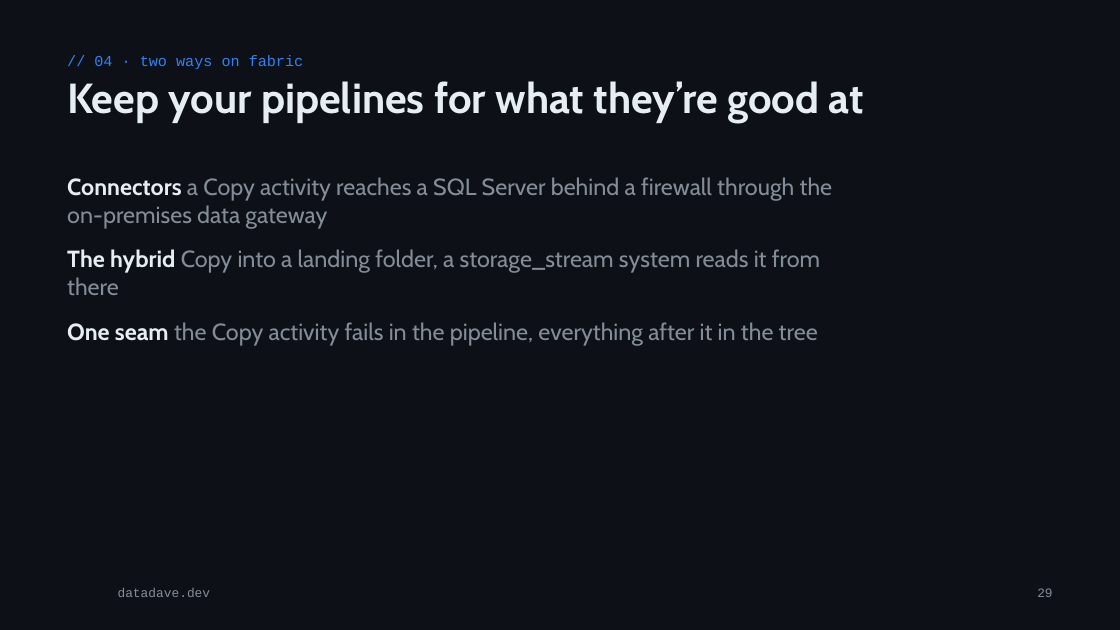
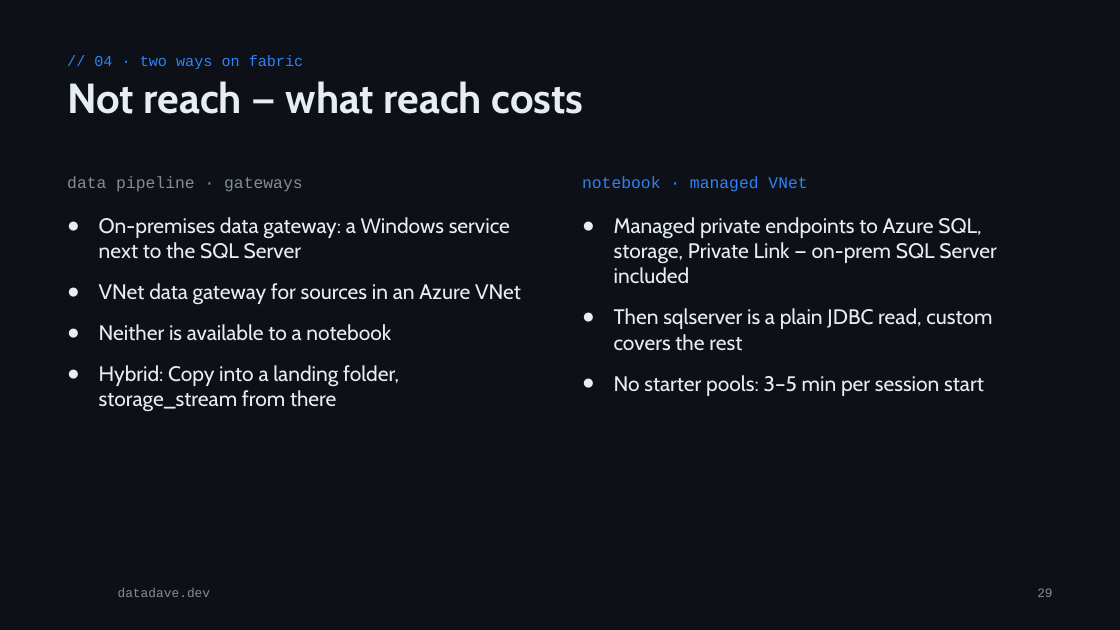
Before and after one commit to phant0mw0lf/datadave, a slide deck: slide 29 of talks/2026-12-metadata-orchestration/metadata-orchestration.pptx. Drawn at 1120x630 pixels with LibreOffice and Linux fonts; fonts in the diff are those of the drawing; background and template pictures are left out. Boxes give left, top, right and bottom in pixels: in the first picture for what was removed or moved away, otherwise in the second. Text is boxed around its words. In the diff, an @@ line names an element or a change of style, - is before the commit and + after.

Commit message:
content(talks): gateway slide matches part 3
Gateways are a pipeline feature; notebooks reach sources through the managed VNet and managed private endpoints, at the cost of starter pools.

```diff
--- a/talks/2026-12-metadata-orchestration/metadata-orchestration.pptx
+++ b/talks/2026-12-metadata-orchestration/metadata-orchestration.pptx
@@ title at (67, 81, 584, 114): text changed @@
-Keep your pipelines for what they’re good at
+Not reach — what reach costs
@@ text at (67, 176, 521, 412): text changed; size 20 to 18 pt; text colour #848D97 to #E6EDF3 @@
-Connectors a Copy activity reaches a SQL Server behind a firewall through the on-premises data gateway
-The hybrid Copy into a landing folder, a storage_stream system reads it from there
-One seam the Copy activity fails in the pipeline, everything after it in the tree
+data pipeline · gateways
+● On-premises data gateway: a Windows service next to the SQL Server
+● VNet data gateway for sources in an Azure VNet
+● Neither is available to a notebook
+● Hybrid: Copy into a landing folder, storage_stream from there
@@ text added at (582, 176, 996, 396), 18 pt, text #E6EDF3 @@
+notebook · managed VNet
+● Managed private endpoints to Azure SQL, storage, Private Link — on-prem SQL Server included
+● Then sqlserver is a plain JDBC read, custom covers the rest
+● No starter pools: 3–5 min per session start
```
Also in this commit, not shown: 2 other files.
